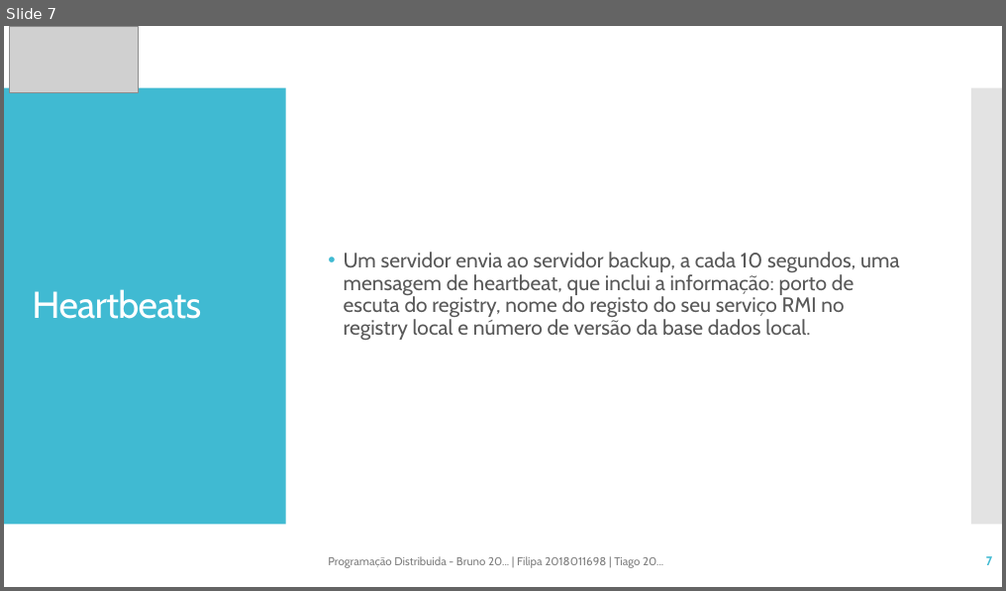
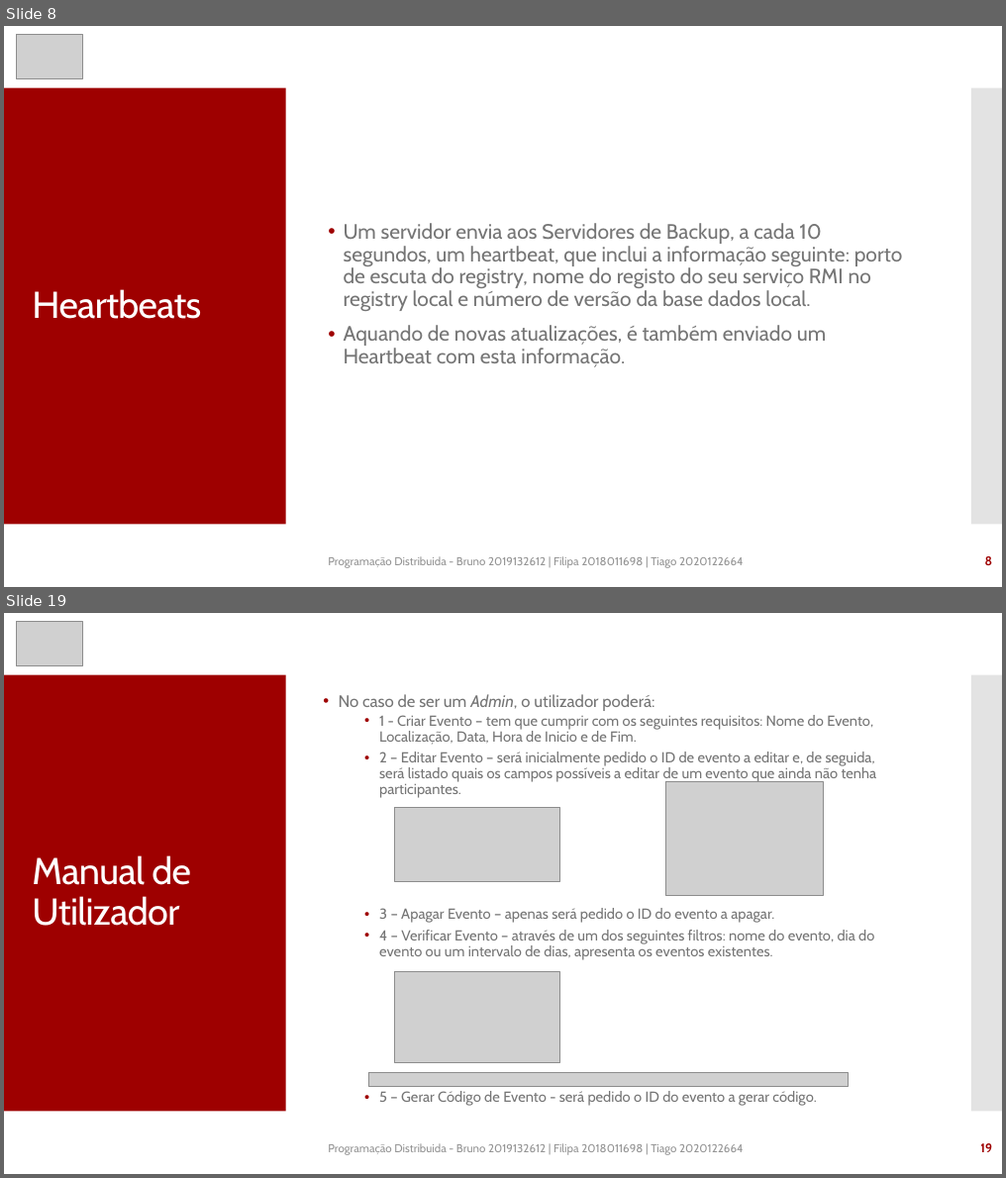
Before and after one commit to tfig-dev/eventsManager_PD, a slide deck: Trabalho_Pratico_Meta_1.pptx. Shown one above the other, each under a label of ours: slide 7 before the commit, slides 8 and 19 after it; the slides between them are not shown. The pictures are 1006x591 and 1006x1178 pixels, drawn with LibreOffice and Linux fonts; fonts in the diff are those of the drawing; grey boxes stand for pictures. Boxes give left, top, right and bottom in pixels: in the first picture for what was removed or moved away, otherwise in the second. Text is boxed around its words. In the diff, an @@ line names an element or a change of style, - is before the commit and + after.

```diff
--- a/Trabalho_Pratico_Meta_1.pptx
+++ b/Trabalho_Pratico_Meta_1.pptx
@@ slide 19 added at box(4, 613, 1002, 1174), background #FFFFFF; not listed: 2 template elements that a slide beside it also shows @@
@@ picture added at box(16, 621, 82, 665) @@
@@ text added at box(339, 694, 877, 1106), 14 pt, text #757575 @@
+• No caso de ser um Admin, o utilizador poderá:
+  • 1 - Criar Evento – tem que cumprir com os seguintes requisitos: Nome do Evento, Localização, Data, Hora de Inicio e de Fim.
+  • 2 – Editar Evento – será inicialmente pedido o ID de evento a editar e, de seguida, será listado quais os campos possíveis a editar de um evento que ainda não tenha participantes.
+  • 3 – Apagar Evento – apenas será pedido o ID do evento a apagar.
+  • 4 – Verificar Evento – através de um dos seguintes filtros: nome do evento, dia do evento ou um intervalo de dias, apresenta os eventos existentes.
+  • 5 – Gerar Código de Evento - será pedido o ID do evento a gerar código.
@@ picture added at box(665, 781, 823, 896) @@
@@ picture added at box(395, 808, 559, 881) @@
@@ title added at box(32, 856, 191, 926), 36 pt, text #FFFFFF @@
+Manual de Utilizador
@@ picture added at box(395, 971, 559, 1062) @@
@@ picture added at box(368, 1073, 847, 1087) @@
@@ text added at box(328, 1144, 744, 1156), 11 pt, text #949494 @@
+Programação Distribuida - Bruno 2019132612 | Filipa 2018011698 | Tiago 2020122664
@@ page number added at box(980, 1144, 992, 1153), 12 pt, text #9E0000, bold @@
+19
@@ what was slide 7 is now slide 8 @@
@@ slide 8 changed as well @@
@@ picture removed at box(10, 26, 139, 93) @@
@@ picture added at box(16, 34, 82, 78) @@
@@ rectangle at box(4, 88, 286, 525): fill #40BAD2 to #9E0000 @@
@@ text at box(344, 223, 903, 368): text changed; text colour #595959 to #757575 @@
-• Um servidor envia ao servidor backup, a cada 10 segundos, uma mensagem de heartbeat, que inclui a informação: porto de escuta do registry, nome do registo do seu serviço RMI no registry local e número de versão da base dados local.
+• Um servidor envia aos Servidores de Backup, a cada 10 segundos, um heartbeat, que inclui a informação seguinte: porto de escuta do registry, nome do registo do seu serviço RMI no registry local e número de versão da base dados local.
+• Aquando de novas atualizações, é também enviado um Heartbeat com esta informação.
@@ text at box(328, 557, 744, 569): text changed; text colour #808080 to #949494 @@
-Programação Distribuida - Bruno 20... | Filipa 2018011698 | Tiago 20...
+Programação Distribuida - Bruno 2019132612 | Filipa 2018011698 | Tiago 2020122664
@@ page number at box(985, 557, 993, 566): text changed; text colour #40BAD2 to #9E0000 @@
-7
+8
```
Also in this commit, not shown: 8 other slides changed, 12 other slides added, 1 other file.
